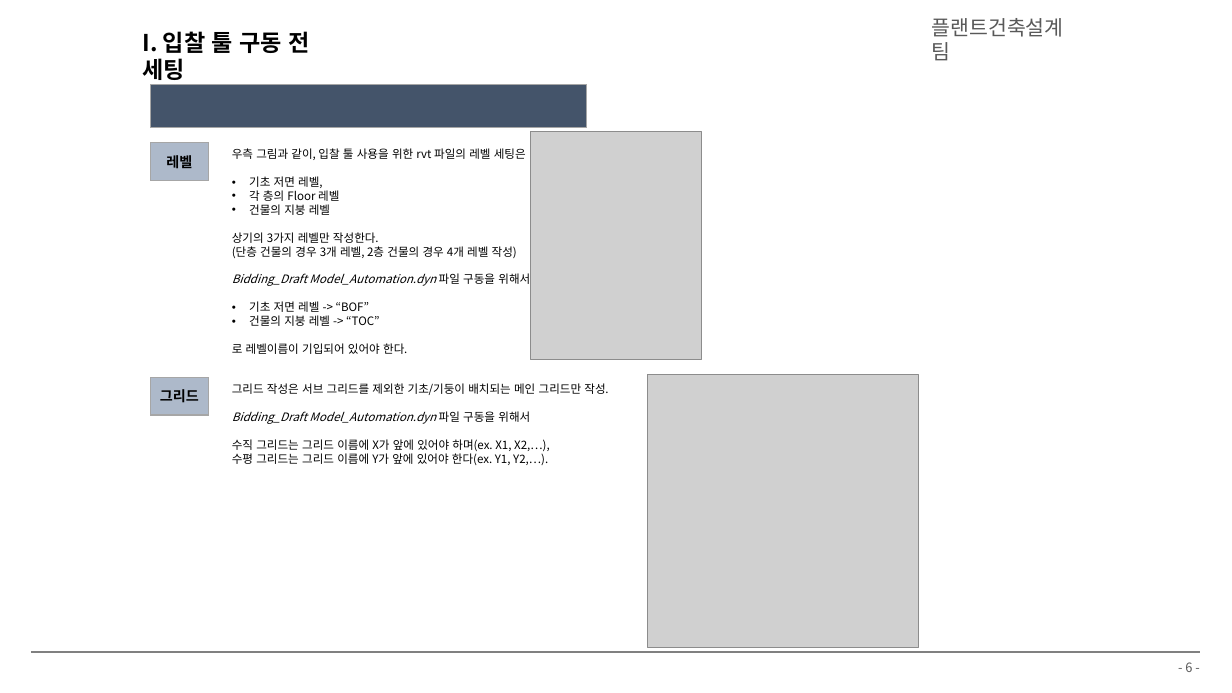
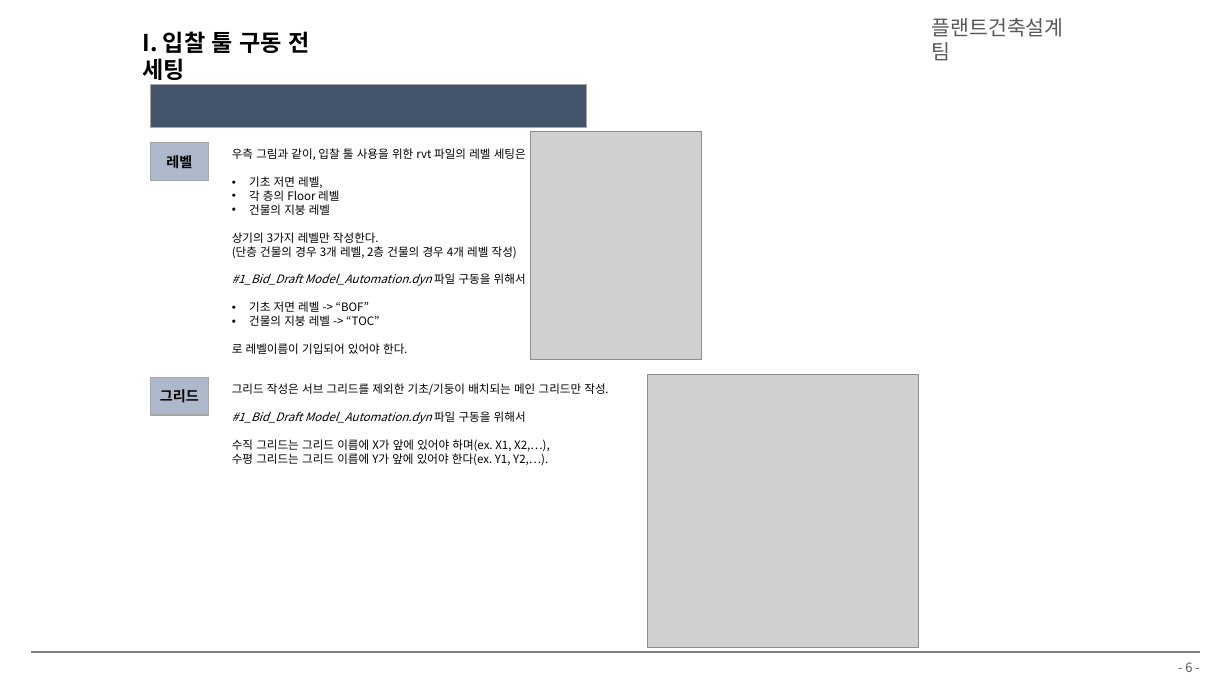
Before and after one commit to hnanmal/mQ, a slide deck: slide 6 of etc/_팀교육/플랜트건축설계팀_BIM 팀 교육자료(2024).pptx. Drawn at 1232x693 pixels with LibreOffice and Linux fonts; fonts in the diff are those of the drawing; grey boxes stand for pictures; background and template pictures are left out. Boxes give left, top, right and bottom in pixels: in the first picture for what was removed or moved away, otherwise in the second. Text is boxed around its words. In the diff, an @@ line names an element or a change of style, - is before the commit and + after.

```diff
--- a/etc/_팀교육/플랜트건축설계팀_BIM 팀 교육자료(2024).pptx
+++ b/etc/_팀교육/플랜트건축설계팀_BIM 팀 교육자료(2024).pptx
@@ text at (232,273,526,286): text changed @@
-Bidding_Draft Model_Automation.dyn 파일 구동을 위해서
+#1_Bid_Draft Model_Automation.dyn 파일 구동을 위해서
@@ text at (232,411,526,424): text changed @@
-Bidding_Draft Model_Automation.dyn 파일 구동을 위해서
+#1_Bid_Draft Model_Automation.dyn 파일 구동을 위해서
```
Also in this commit, not shown: 5 other slides changed, 11 other files.
